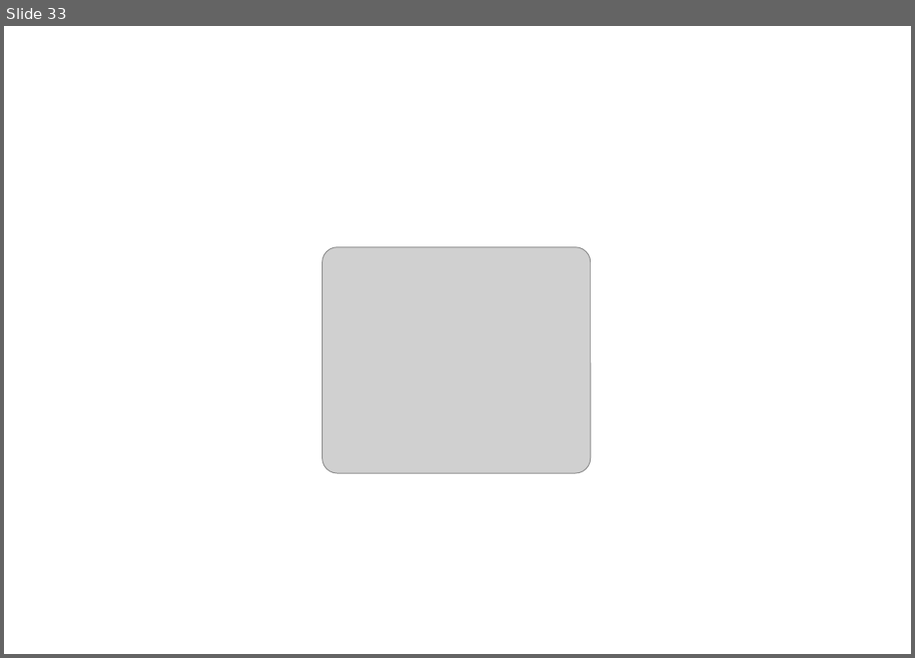
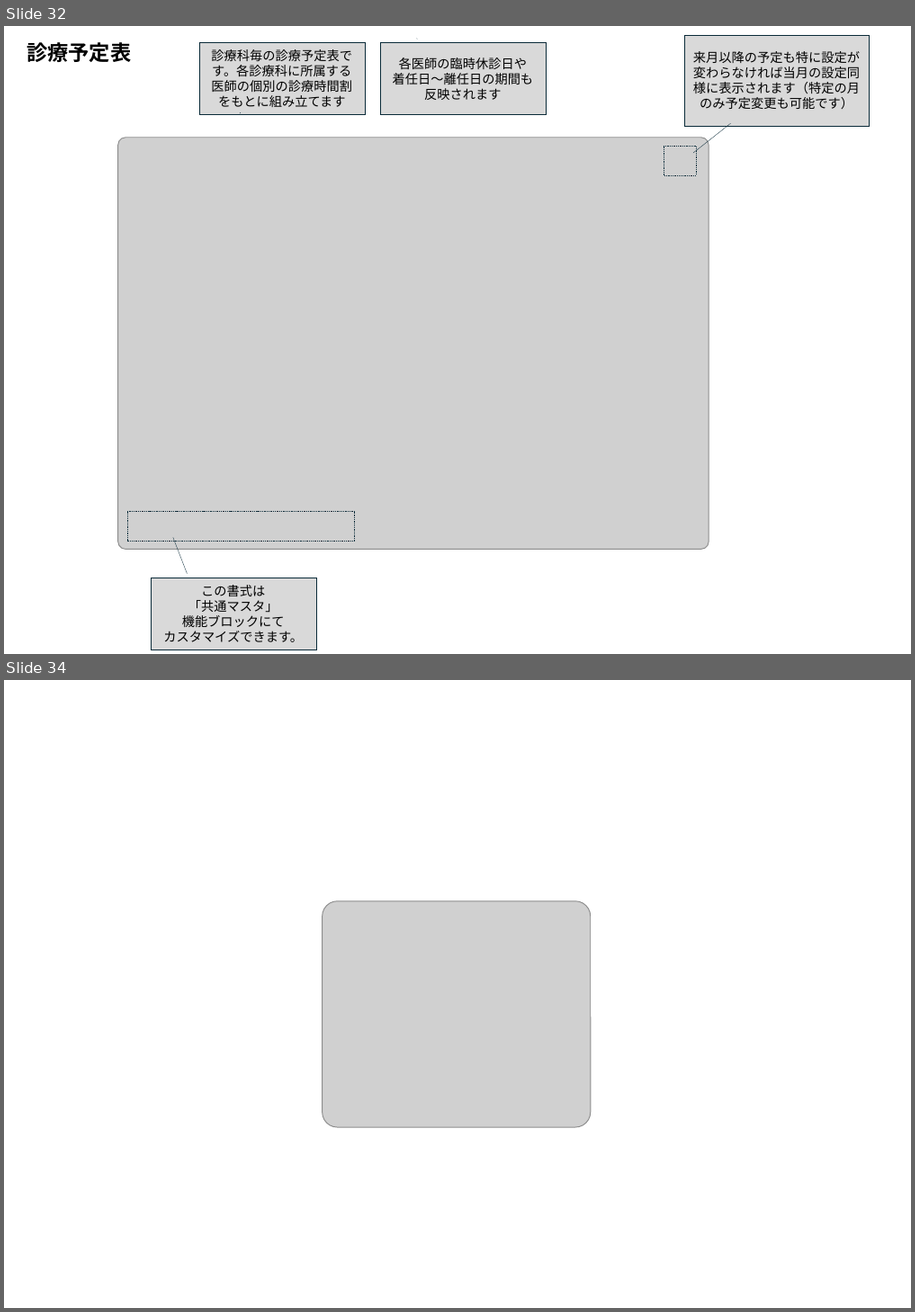
Before and after one commit to MishimaAkifumi-Private/FureaiGp-GairaiYoyakuSystem, a slide deck: Manual/UsersGuide.pptx. Shown one above the other, each under a label of ours: slide 33 before the commit, slides 32 and 34 after it; the slides between them are not shown. The pictures are 915x658 and 915x1312 pixels, drawn with LibreOffice and Linux fonts; fonts in the diff are those of the drawing; grey boxes stand for pictures. Boxes give left, top, right and bottom in pixels: in the first picture for what was removed or moved away, otherwise in the second. Text is boxed around its words. In the diff, an @@ line names an element or a change of style, - is before the commit and + after.

```diff
--- a/Manual/UsersGuide.pptx
+++ b/Manual/UsersGuide.pptx
@@ slide 32 added at [4,26,911,654], background #FFFFFF @@
@@ title added at [26,42,131,62], 18 pt, text #000000, bold @@
+診療予定表
@@ border callout added at [199,43,365,115], fill #D9D9D9, outline #092A39 0.25 pt, 11 pt, text #000000 @@
+診療科毎の診療予定表です。各診療科に所属する医師の個別の診療時間割をもとに組み立てます
@@ border callout added at [380,43,546,115], fill #D9D9D9, outline #092A39 0.25 pt, 11 pt, text #000000 @@
+各医師の臨時休診日や
+着任日～離任日の期間も
+反映されます
@@ border callout added at [684,35,869,126], fill #D9D9D9, outline #092A39 0.25 pt, 11 pt, text #000000 @@
+来月以降の予定も特に設定が変わらなければ当月の設定同様に表示されます（特定の月のみ予定変更も可能です）
@@ picture added at [118,138,710,550] @@
@@ rectangle added at [664,146,697,175], outline #092A39 0.25 pt dashed @@
@@ rectangle added at [127,512,355,541], outline #092A39 0.25 pt dashed @@
@@ border callout added at [151,578,316,650], fill #D9D9D9, outline #092A39 0.25 pt, 11 pt, text #000000 @@
+この書式は
+「共通マスタ」
+機能ブロックにて
+カスタマイズできます。
@@ what was slide 33 is now slide 34 @@
```
Also in this commit, not shown: 4 slides changed, 3 other slides added, 3 slides removed, 5 other files.
